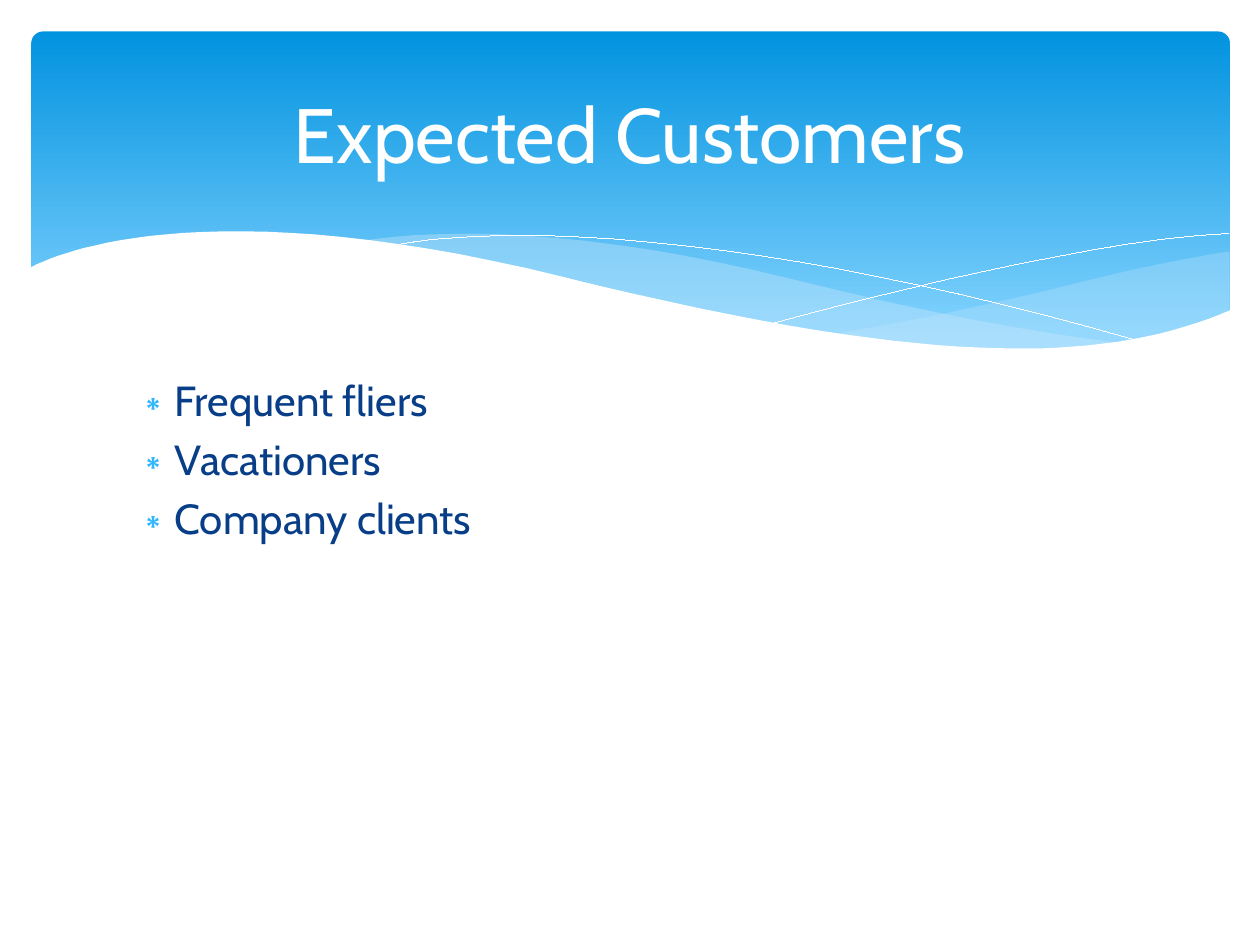
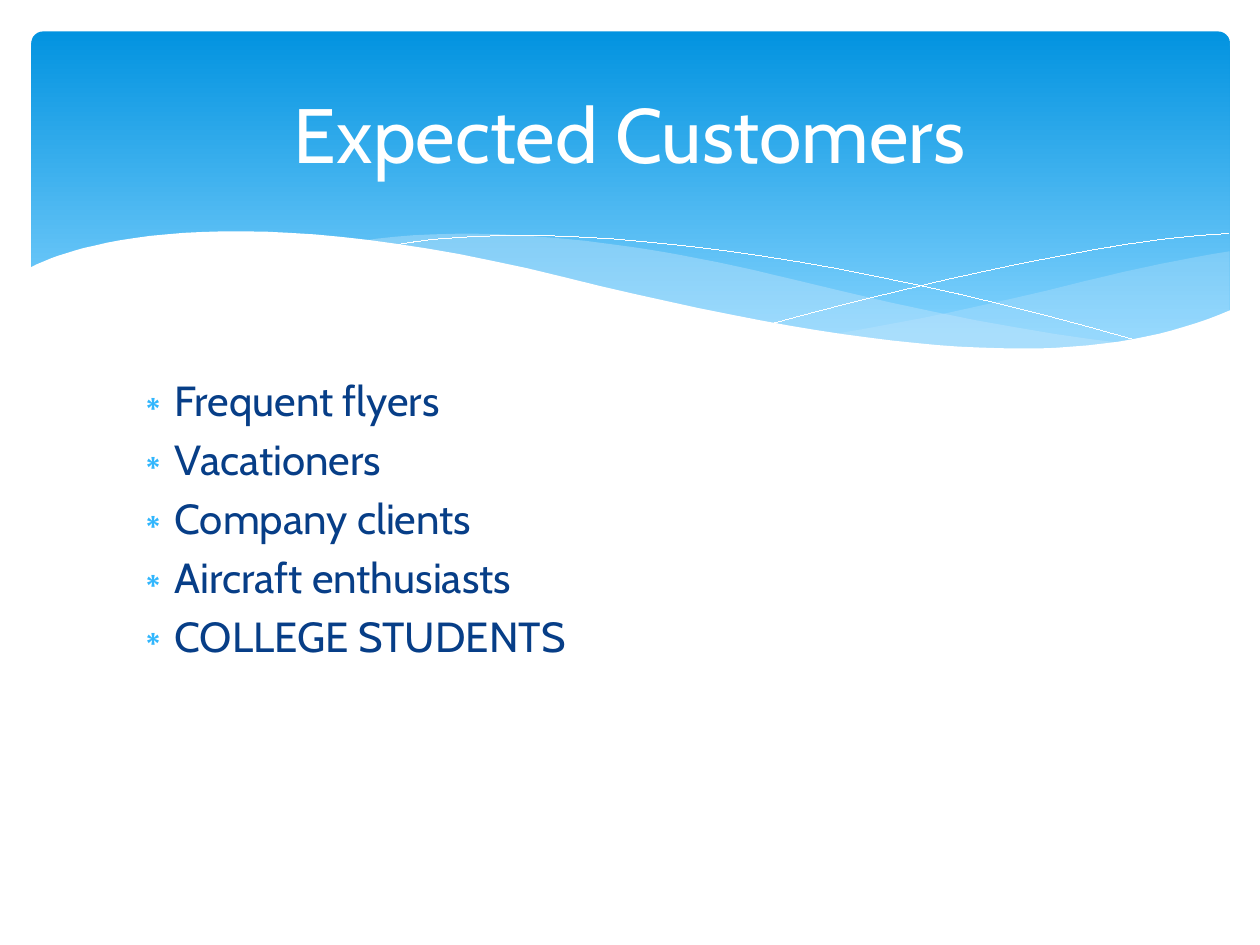
Before and after one commit to jey036/Your-Worst-Nightmare-Segfault, a slide deck: slide 6 of Skyfault.pptx (slide 5 before the commit). Drawn at 1260x945 pixels with LibreOffice and Linux fonts; fonts in the diff are those of the drawing. Boxes give left, top, right and bottom in pixels: in the first picture for what was removed or moved away, otherwise in the second. Text is boxed around its words. In the diff, an @@ line names an element or a change of style, - is before the commit and + after.

```diff
--- a/Skyfault.pptx
+++ b/Skyfault.pptx
@@ text at [175, 384, 440, 426]: text changed @@
-∗ Frequent fliers
+∗ Frequent flyers
@@ text at [175, 561, 566, 653]: paragraphs added @@
+∗ Aircraft enthusiasts
+∗ COLLEGE STUDENTS
```
Also in this commit, not shown: 3 other slides changed, 1 slide added.
